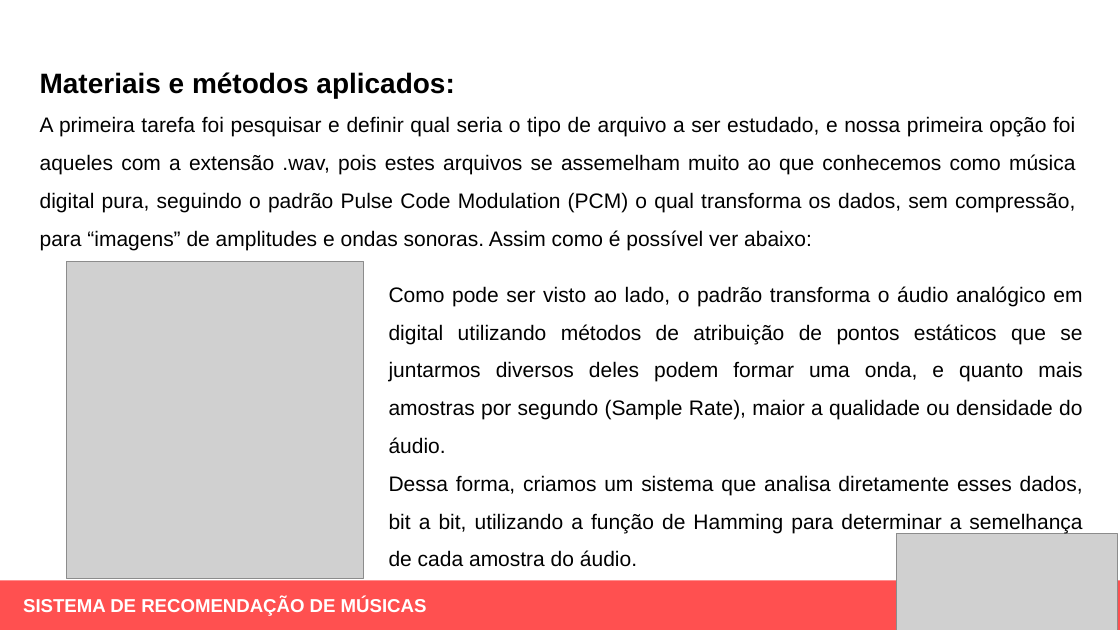
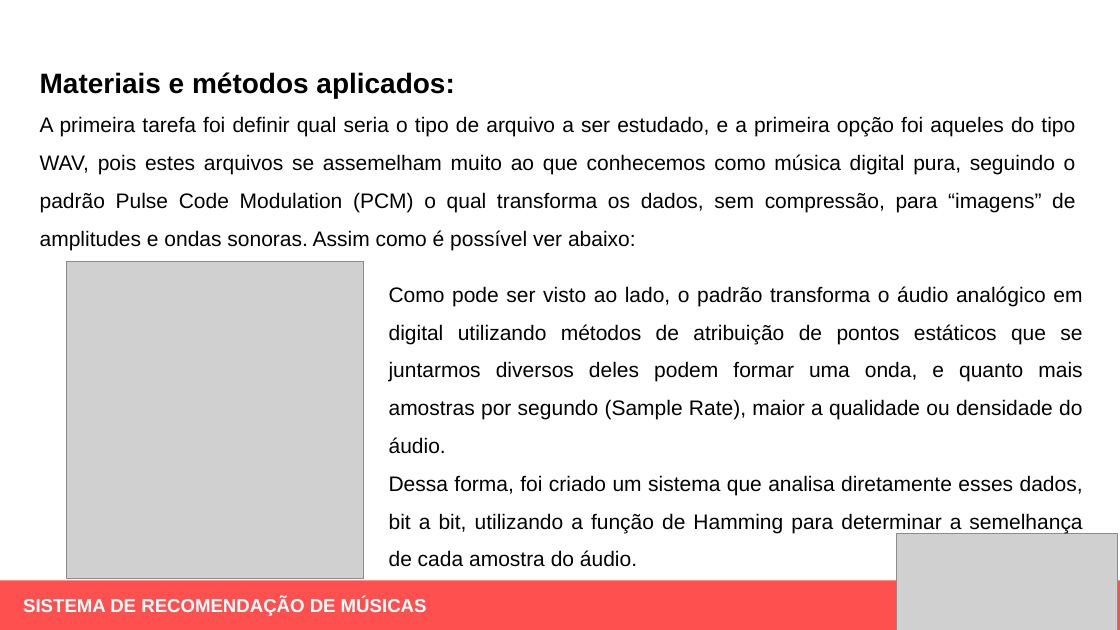
Before and after one commit to ItanuRomero/ICMusicBinary, a slide deck: slide 3 of 4aMostraEPE/MostraDigitalEPE_modelo-Pesquisa.pptx. Drawn at 1120x630 pixels with LibreOffice and Linux fonts; fonts in the diff are those of the drawing; grey boxes stand for pictures. Boxes give left, top, right and bottom in pixels: in the first picture for what was removed or moved away, otherwise in the second. Text is boxed around its words. In the diff, an @@ line names an element or a change of style, - is before the commit and + after.

```diff
--- a/4aMostraEPE/MostraDigitalEPE_modelo-Pesquisa.pptx
+++ b/4aMostraEPE/MostraDigitalEPE_modelo-Pesquisa.pptx
@@ text at <box>40,116,1076,250</box>: text changed @@
-A primeira tarefa foi pesquisar e definir qual seria o tipo de arquivo a ser estudado, e nossa primeira opção foi aqueles com a extensão .wav, pois estes arquivos se assemelham muito ao que conhecemos como música digital pura, seguindo o padrão Pulse Code Modulation (PCM) o qual transforma os dados, sem compressão, para “imagens” de amplitudes e ondas sonoras. Assim como é possível ver abaixo:
+A primeira tarefa foi definir qual seria o tipo de arquivo a ser estudado, e a primeira opção foi aqueles do tipo WAV, pois estes arquivos se assemelham muito ao que conhecemos como música digital pura, seguindo o padrão Pulse Code Modulation (PCM) o qual transforma os dados, sem compressão, para “imagens” de amplitudes e ondas sonoras. Assim como é possível ver abaixo:
@@ text at <box>389,475,1083,567</box>: text changed @@
-Dessa forma, criamos um sistema que analisa diretamente esses dados, bit a bit, utilizando a função de Hamming para determinar a semelhança de cada amostra do áudio.
+Dessa forma, foi criado um sistema que analisa diretamente esses dados, bit a bit, utilizando a função de Hamming para determinar a semelhança de cada amostra do áudio.
```
Also in this commit, not shown: 6 other slides changed.
